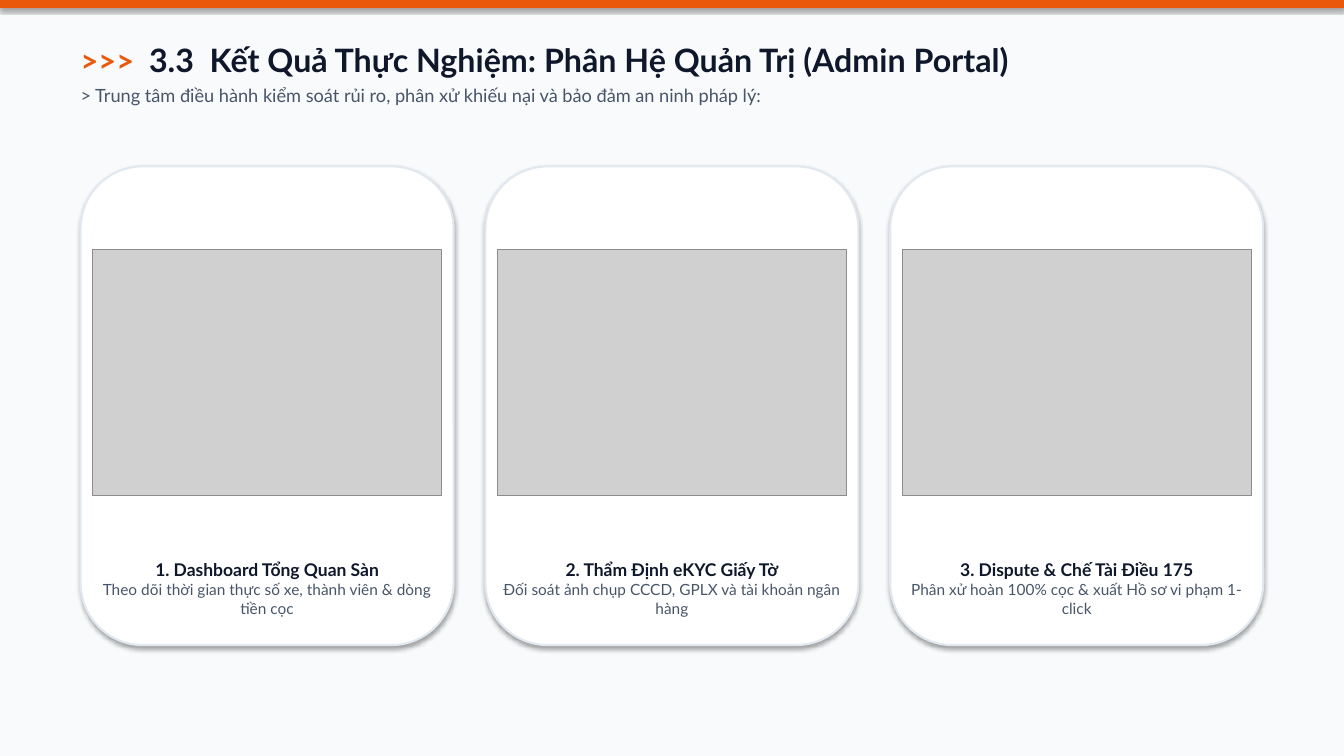
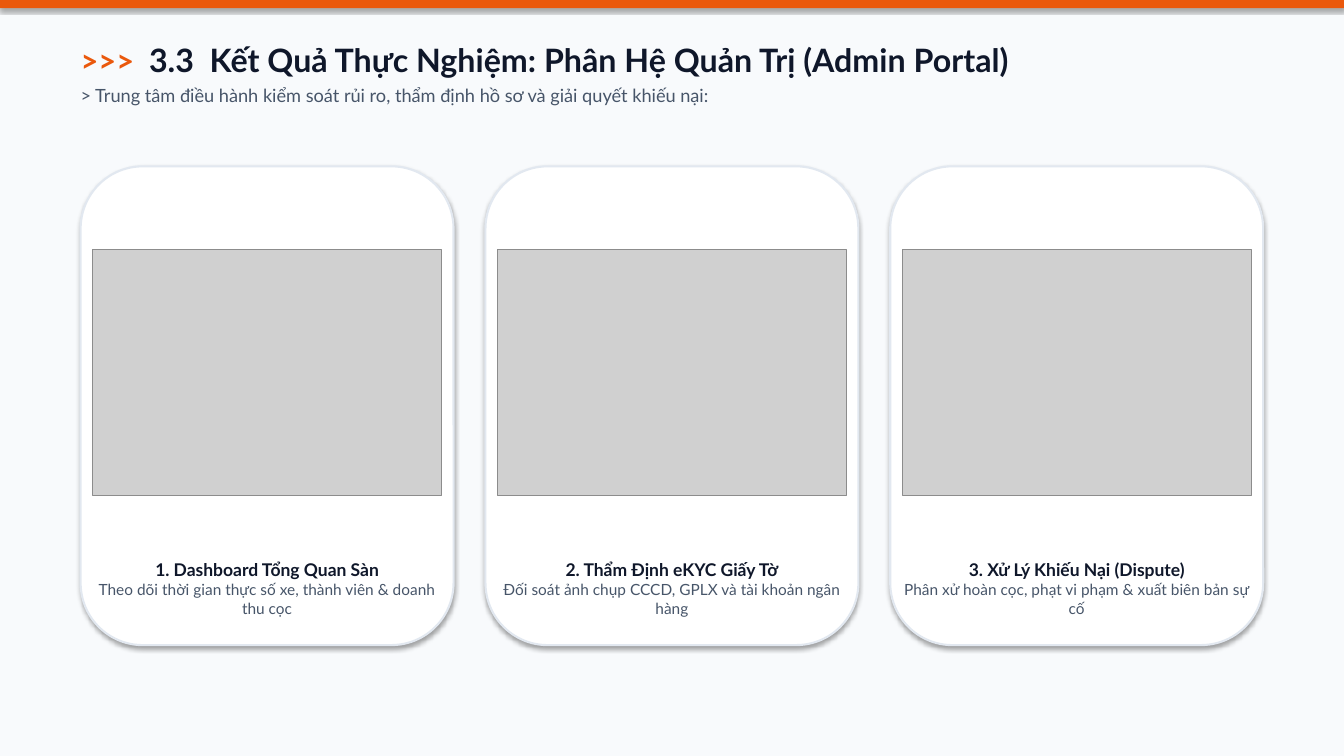
Before and after one commit to em123ngao-arch/thueXe_Online, a slide deck: slide 14 of docs/Slide_Bao_Ve_Do_An_DriveShare_K4.pptx. Drawn at 1344x756 pixels with LibreOffice and Linux fonts; fonts in the diff are those of the drawing; grey boxes stand for pictures. Boxes give left, top, right and bottom in pixels: in the first picture for what was removed or moved away, otherwise in the second. Text is boxed around its words. In the diff, an @@ line names an element or a change of style, - is before the commit and + after.

```diff
--- a/docs/Slide_Bao_Ve_Do_An_DriveShare_K4.pptx
+++ b/docs/Slide_Bao_Ve_Do_An_DriveShare_K4.pptx
@@ text at [95,87,708,106]: text changed @@
-> Trung tâm điều hành kiểm soát rủi ro, phân xử khiếu nại và bảo đảm an ninh pháp lý:
+> Trung tâm điều hành kiểm soát rủi ro, thẩm định hồ sơ và giải quyết khiếu nại:
@@ text at [904,562,1249,614]: text changed @@
-3. Dispute & Chế Tài Điều 175
-Phân xử hoàn 100% cọc & xuất Hồ sơ vi phạm 1-click
+3. Xử Lý Khiếu Nại (Dispute)
+Phân xử hoàn cọc, phạt vi phạm & xuất biên bản sự cố
@@ text at [99,583,435,617]: text changed @@
-Theo dõi thời gian thực số xe, thành viên & dòng tiền cọc
+Theo dõi thời gian thực số xe, thành viên & doanh thu cọc
```
Also in this commit, not shown: 15 other slides changed, 2 slides removed, 38 other files.
